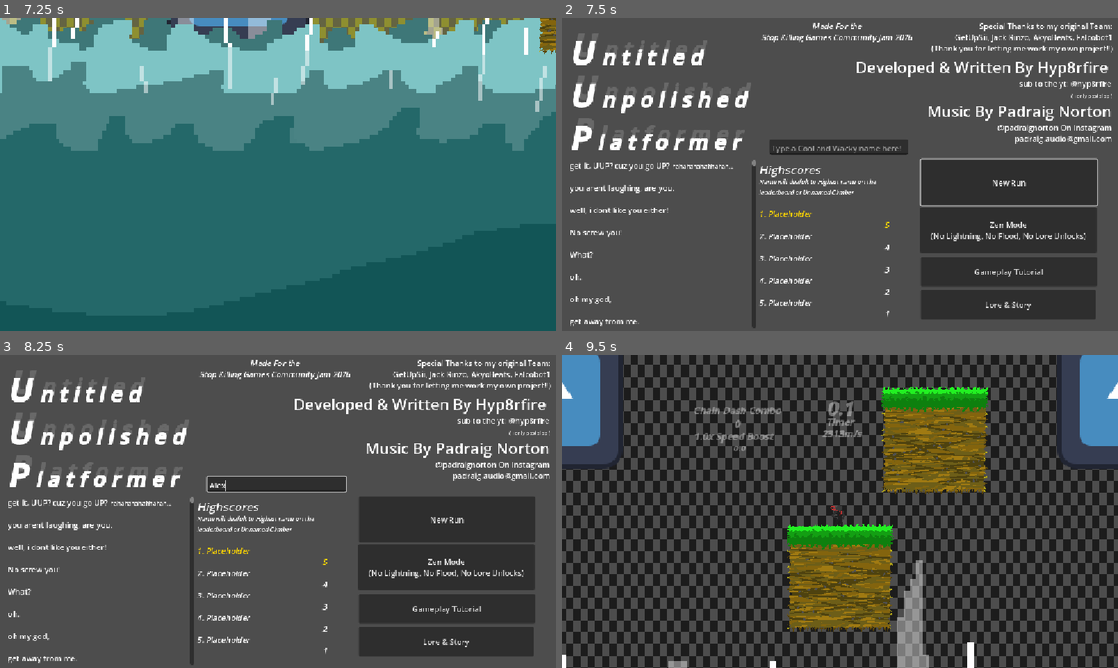
Above: before the commit, frames 1-4 (two rows, left to right).
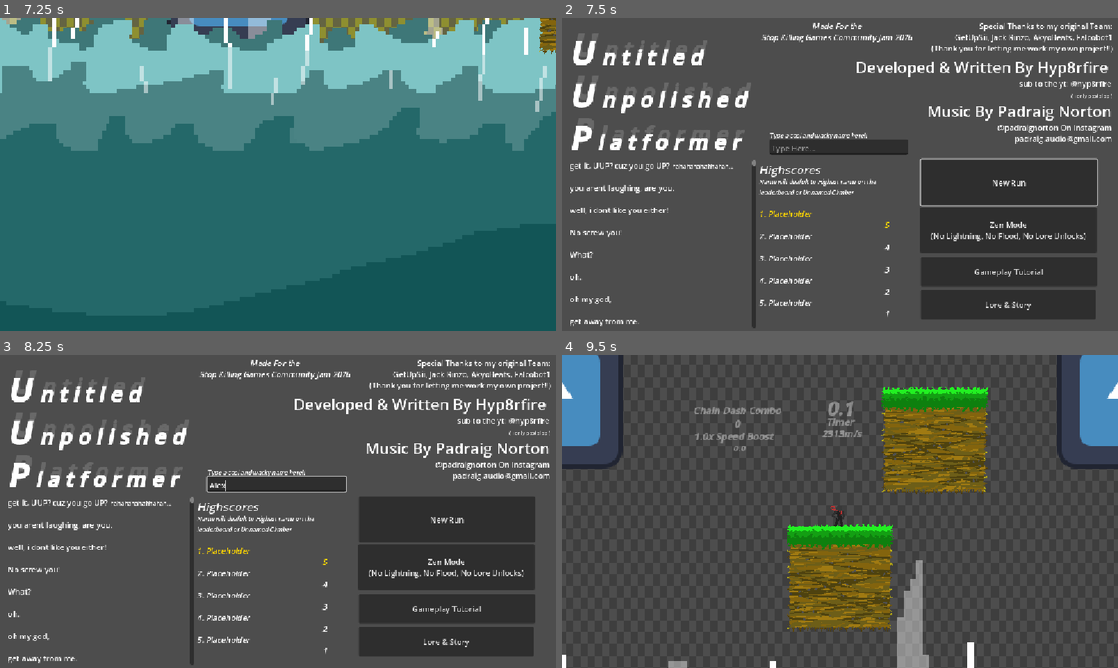
Above: after the commit, the same moments.

Repository: hyp8rfire/UntitedUnpolishedPlatformer
Game: Godot game, scene res://Godmode.tscn
Two runs of this game, one before a commit and one after it. Both use one fixed random seed, a clock stepped at 60 frames per second and the inputs below. This scene is started directly instead of the project's main scene. The engine's default icon, where the game draws it, is replaced by a stand-in: a white triangle on a blue panel in a dark square. Sound files missing from this copy of the repository are replaced by a short silence.
Inputs (mouse positions are in pixels of both pictures, inside the frame that each line leads up to):
- Up to frame 1 (7.25 s): hold D (Right) 0.53-2.03 s; tap Tab (Leave) at 0.6, 1.55, 2.1, 2.85, 3.8, 4.35, 5.1, 6.05, 6.6 s; tap W (Up) at 0.77, 1.52, 3.02, 3.77, 4.52, 6.02, 6.77 s; tap Shift (Dash) at 1.35, 5.85 s; hold A (Left) 2.03-2.78 s; hold D (Right) 2.78-4.28 s; hold Shift (Dash) 3.53-4.28 s; hold A (Left) 4.28-5.03 s; hold D (Right) 5.03-5.78 s; hold A (Left) from 5.78 s (still down)
- Up to frame 2 (7.5 s): release A (Left) at 7.28 s; hold D (Right) from 7.28 s (still down); tap Tab (Leave) at 7.35 s
- Up to frame 3 (8.25 s): tap W (Up) at 7.52 s; release D (Right) at 8 s; click (278, 483) at 8.02 s; type "Alex" at 8.1 s
- Up to frame 4 (9.5 s): click "Zen Mode (No Lightning, No Fl…" at 8.75 s

Frame 1 is identical in both runs. In frame 2, 0.3% of the frame differs, in the area x 37-61%, y 36-44%; in frame 3, 0.2%; in frame 4, 39%, in the area x 0-100%, y 0-100%.

Commit message:
BugFix
fixed new highscore names not showing

fixed zen mode background

Diff:
--- a/JamV0.04/GamejamGAME.tscn
+++ b/JamV0.04/GamejamGAME.tscn
@@ -20,7 +20,7 @@
 [ext_resource type="AudioStream" uid="uid://ba1c55qamp0f0" path="res://Music/Transtions/electronic to epic.wav" id="9_foq5c"]
 [ext_resource type="AudioStream" uid="uid://dsskpda68vx4e" path="res://Music/epic loop.wav" id="9_o5pdv"]
 [ext_resource type="SpriteFrames" uid="uid://buo3ci7ubyjc5" path="res://Textures and anims/FloodFrames.tres" id="9_umnh3"]
-[ext_resource type="Script" uid="uid://degh2ct663rsg" path="res://Scripts/GlobalScript.gd" id="12_teyok"]
+[ext_resource type="Script" uid="uid://degh2ct663rsg" path="res://Scripts/GlobalScript/GlobalScript.gd" id="12_teyok"]
 
 [sub_resource type="CapsuleShape2D" id="CapsuleShape2D_0hh2j"]
 radius = 7.5949993
--- a/JamV0.04/Godmode.tscn
+++ b/JamV0.04/Godmode.tscn
@@ -17,7 +17,7 @@
 [ext_resource type="Texture2D" uid="uid://d1wcyhflkrqwb" path="res://Textures and anims/icon.svg" id="18_g0r1v"]
 [ext_resource type="Script" uid="uid://dql28x8p1tq7y" path="res://Scripts/FloodScript.gd" id="19_jc101"]
 [ext_resource type="SpriteFrames" uid="uid://buo3ci7ubyjc5" path="res://Textures and anims/FloodFrames.tres" id="20_c5xsr"]
-[ext_resource type="Script" uid="uid://degh2ct663rsg" path="res://Scripts/GlobalScript.gd" id="21_cnwv5"]
+[ext_resource type="Script" uid="uid://degh2ct663rsg" path="res://Scripts/GlobalScript/GlobalScript.gd" id="21_cnwv5"]
 
 [sub_resource type="CapsuleShape2D" id="CapsuleShape2D_0hh2j"]
 radius = 7.5949993
--- a/JamV0.04/MainMenu.tscn
+++ b/JamV0.04/MainMenu.tscn
@@ -169,7 +169,7 @@
 [font_size= 64] U [/font_size][font_size= 42]n p o l i s h e d
 [font_size= 64] P [/font_size][font_size= 42]l a t f o r m e r"
 
-[node name="Button3" type="Button" parent="." unique_id=1083557477]
+[node name="Button3" type="Button" parent="." unique_id=1083557477 node_paths=PackedStringArray("Username")]
 layout_mode = 0
 offset_left = 743.0
 offset_top = 392.0
@@ -178,6 +178,7 @@
 text = "Zen Mode
 (No Lightning, No Flood, No Lore Unlocks)"
 script = ExtResource("1_i26rj")
+Username = NodePath("../TextEdit")
 
 [node name="HighschoreChart" type="RichTextLabel" parent="." unique_id=2021679354]
 layout_mode = 0
@@ -193,7 +194,15 @@
 offset_top = 252.0
 offset_right = 718.0
 offset_bottom = 283.0
-placeholder_text = "Type a Cool and Wacky name here!"
+placeholder_text = "Type Here..."
+
+[node name="RichTextLabel" type="RichTextLabel" parent="TextEdit" unique_id=846798201]
+layout_mode = 0
+offset_top = -16.999992
+offset_right = 325.0
+offset_bottom = 3.7900162
+bbcode_enabled = true
+text = "[i][font_size= 12]Type a cool and wacky name here!!"
 
 [node name="Button4" type="Button" parent="." unique_id=1232825615]
 layout_mode = 0
--- a/JamV0.04/Scripts/FloodScript.gd
+++ b/JamV0.04/Scripts/FloodScript.gd
@@ -41,12 +41,12 @@
 		if !Zenmode:
 			if GlobalScript.NAME == "":
 				print("NO NAME")
-				if GlobalScript.HighestName != "":
+				if GlobalScript.STOREDNAME != "":
+					GlobalScript.NAME = GlobalScript.STOREDNAME
+				elif GlobalScript.HighestName != "":
 					GlobalScript.NAME = GlobalScript.HighestName
-					print("USING HIGHEST NAME")
 				else:
 					GlobalScript.NAME = "Unnamed Climber"
-					print("NO LONGER")
 			GlobalScript.check_and_add_score(GlobalScript.NAME, player.Score)
 			print(GlobalScript.high_scores)
 			GlobalScript.newscore = true
--- a/JamV0.04/Scripts/GlobalScript.gd
+++ b/JamV0.04/Scripts/GlobalScript/GlobalScript.gd
@@ -3,6 +3,7 @@
 const SAVE_PATH = "user://highscores.save"
 const MAX_SCORES = 5
 var NAME = ""
+var STOREDNAME = ""
 var HighestScore = 0.0
 var HighestName = ""
 var lastscore
@@ -61,6 +62,4 @@
 				if high_scores.size() > 0:
 					HighestScore = high_scores[0]["score"]
 					HighestName = high_scores[0]["name"]
-					print("WAITTTTTTTTTTTTTTTTTTTTT " + str(HighestScore))
-					print("WAITTTTTTTTTTTTTTTTTTTTT " + HighestName)
 			file.close()
--- a/JamV0.04/Scripts/StartButton.gd
+++ b/JamV0.04/Scripts/StartButton.gd
@@ -3,10 +3,17 @@
 
 # Called when the node enters the scene tree for the first time.
 
+func _ready() -> void:
 
+	if GlobalScript.STOREDNAME != "":
+		Username.text = GlobalScript.STOREDNAME
+	else:
+		Username.text = GlobalScript.HighestName
 func _on_pressed() -> void:
 	if Username.text != "":
+		print(Username.text)
 		GlobalScript.NAME = Username.text
+		GlobalScript.STOREDNAME = Username.text
 
 
 	get_tree().change_scene_to_file("res://GamejamGAME.tscn")
--- a/JamV0.04/ZenMode.tscn
+++ b/JamV0.04/ZenMode.tscn
@@ -29,7 +29,7 @@
 [node name="Game" type="Node2D" unique_id=1906891492]
 
 [node name="StarterAreafinal" type="Sprite2D" parent="." unique_id=684990610]
-self_modulate = Color(1, 1, 1, 0.627451)
+self_modulate = Color(1, 1, 1, 0.19607843)
 position = Vector2(0, -9716.859)
 scale = Vector2(12.44, 20.090117)
 texture = ExtResource("1_etfy7")
Renamed: JamV0.04/Scripts/GlobalScript.gd.uid -> JamV0.04/Scripts/GlobalScript/GlobalScript.gd.uid
